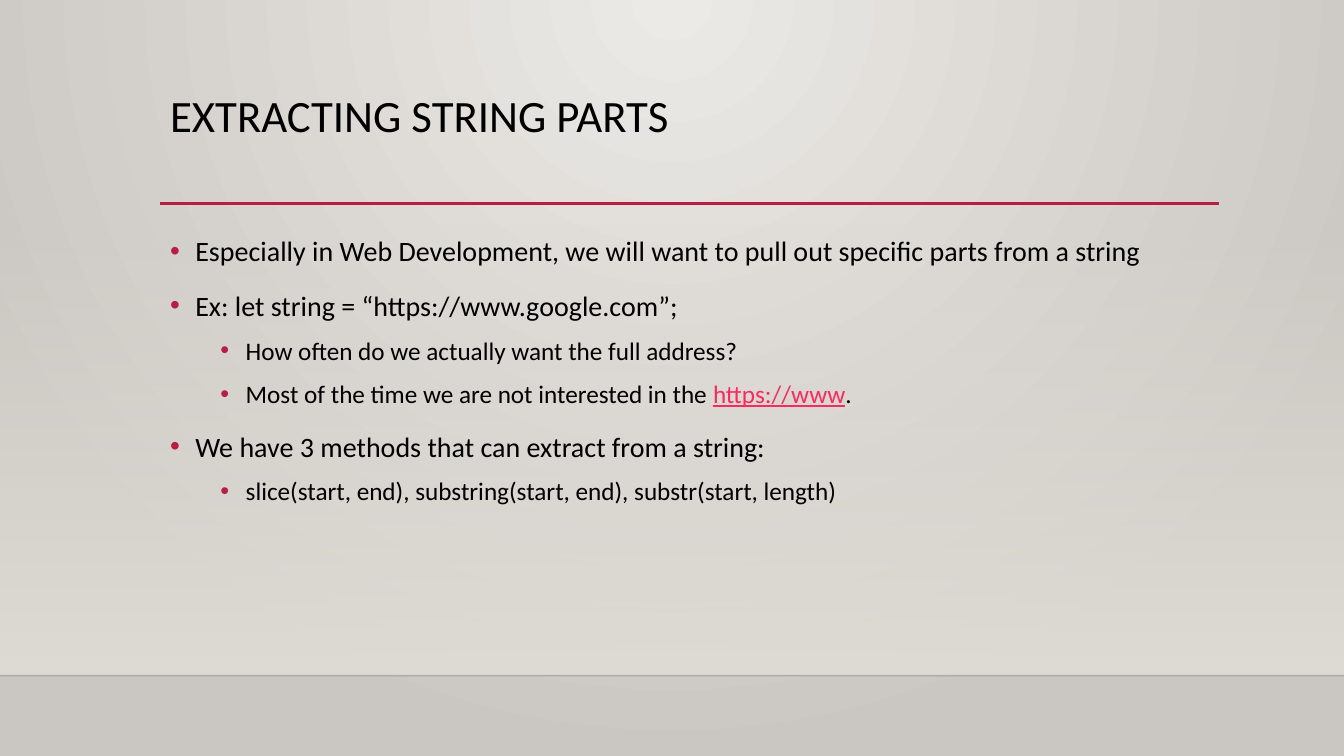
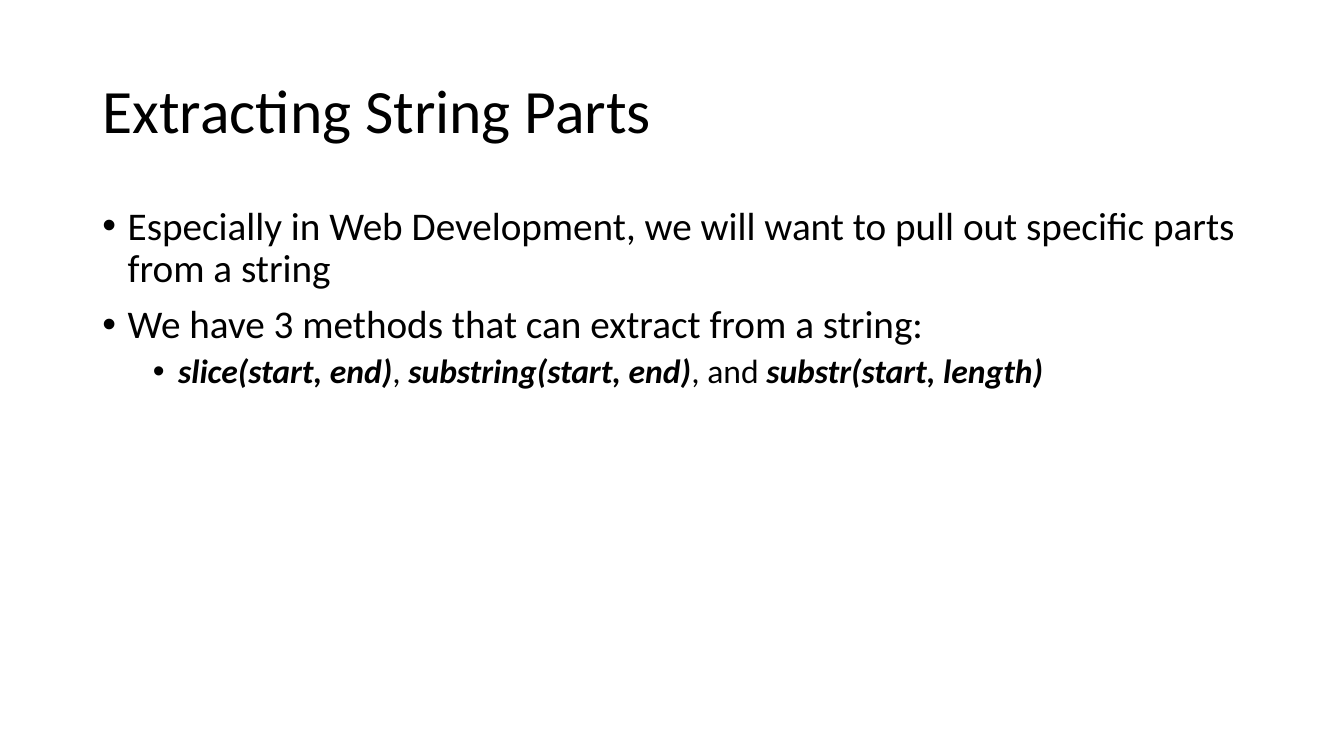
Before and after one commit to YWCANWIL-TechLab/Module4-DataTypes-Day1, a slide deck: slide 11 of slides/Strings.pptx. Drawn at 1344x756 pixels with LibreOffice and Linux fonts; fonts in the diff are those of the drawing; background and template pictures are left out. Boxes give left, top, right and bottom in pixels: in the first picture for what was removed or moved away, otherwise in the second. Text is boxed around its words. In the diff, an @@ line names an element or a change of style, - is before the commit and + after.

```diff
--- a/slides/Strings.pptx
+++ b/slides/Strings.pptx
@@ background gradient #ECEAE7 to #CAC7C1 to #FFFFFF @@
@@ title "Extracting String Parts" at [102,90,651,144]: vertical alignment top to middle @@
@@ title at [102,90,651,144]: text changed; size 32 to 44 pt @@
-EXTRACTING STRING PARTS
+Extracting String Parts
@@ text "Especially in Web Development, we ...": place and size @@
-text "Especially in Web Development, we ..." at [195,241,1139,505]
+text "Especially in Web Development, we ..." at [128,212,1234,389]
@@ line removed from (160, 204) to (1220, 204) @@
@@ rectangle removed at [0,223,1344,676] @@
@@ text at [128,212,1234,345]: size 20 to 28 pt in "Especially in Web Development, we will want ...", "We have 3 methods that can extract ..."; line spacing 1.2 to 0.9 @@
@@ text at [195,296,852,407]: paragraphs removed @@
-• Ex: let string = “https://www.google.com”;
-  • How often do we actually want the full address?
-  • Most of the time we are not interested in the https://www.
@@ text at [178,358,1043,389]: text changed; size 18 to 24 pt; bold on; italic on @@
-  • slice(start, end), substring(start, end), substr(start, length)
+  • slice(start, end), substring(start, end), and substr(start, length)
@@ line removed from (0, 676) to (1344, 676) @@
```
Also in this commit, not shown: 38 other slides changed, 1 slide added, 1 slide removed, 4 other files.
